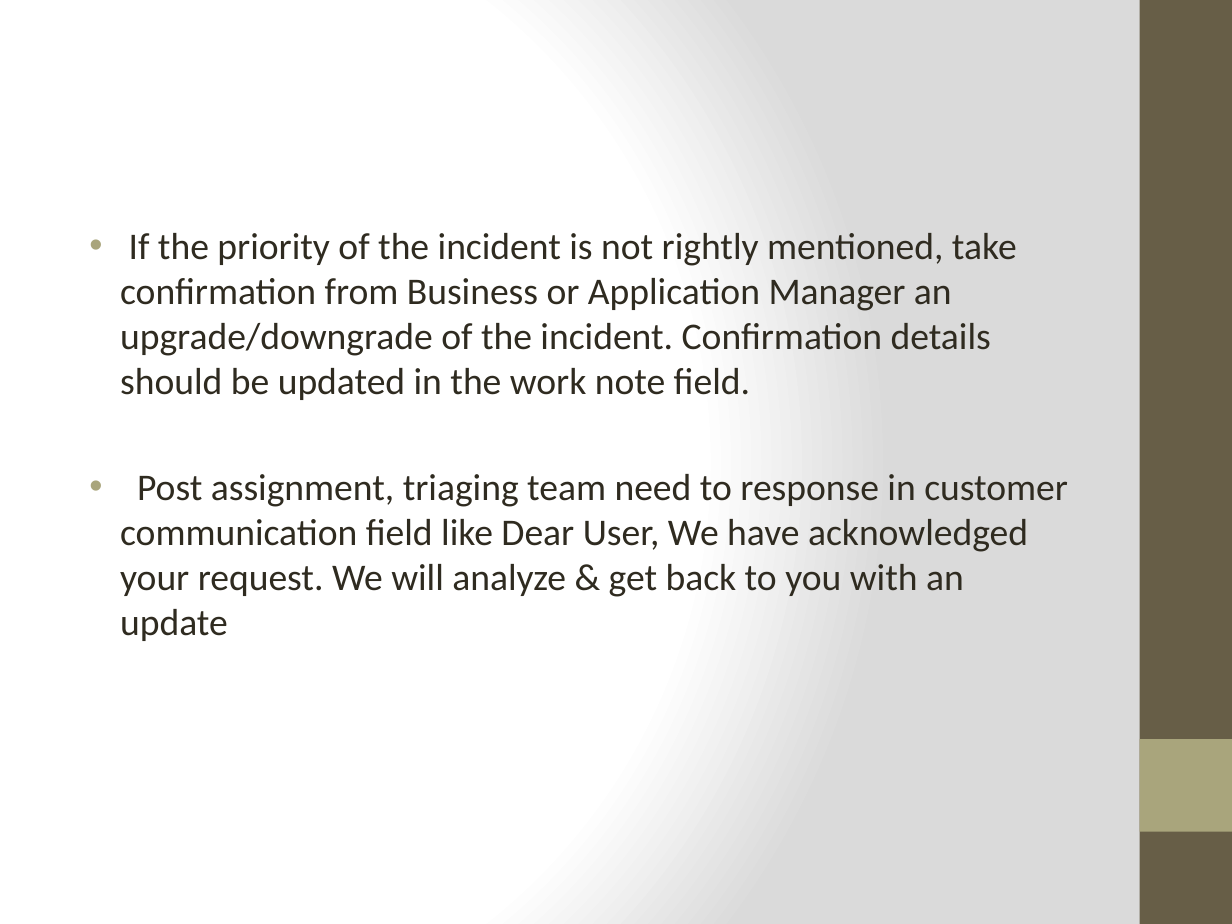
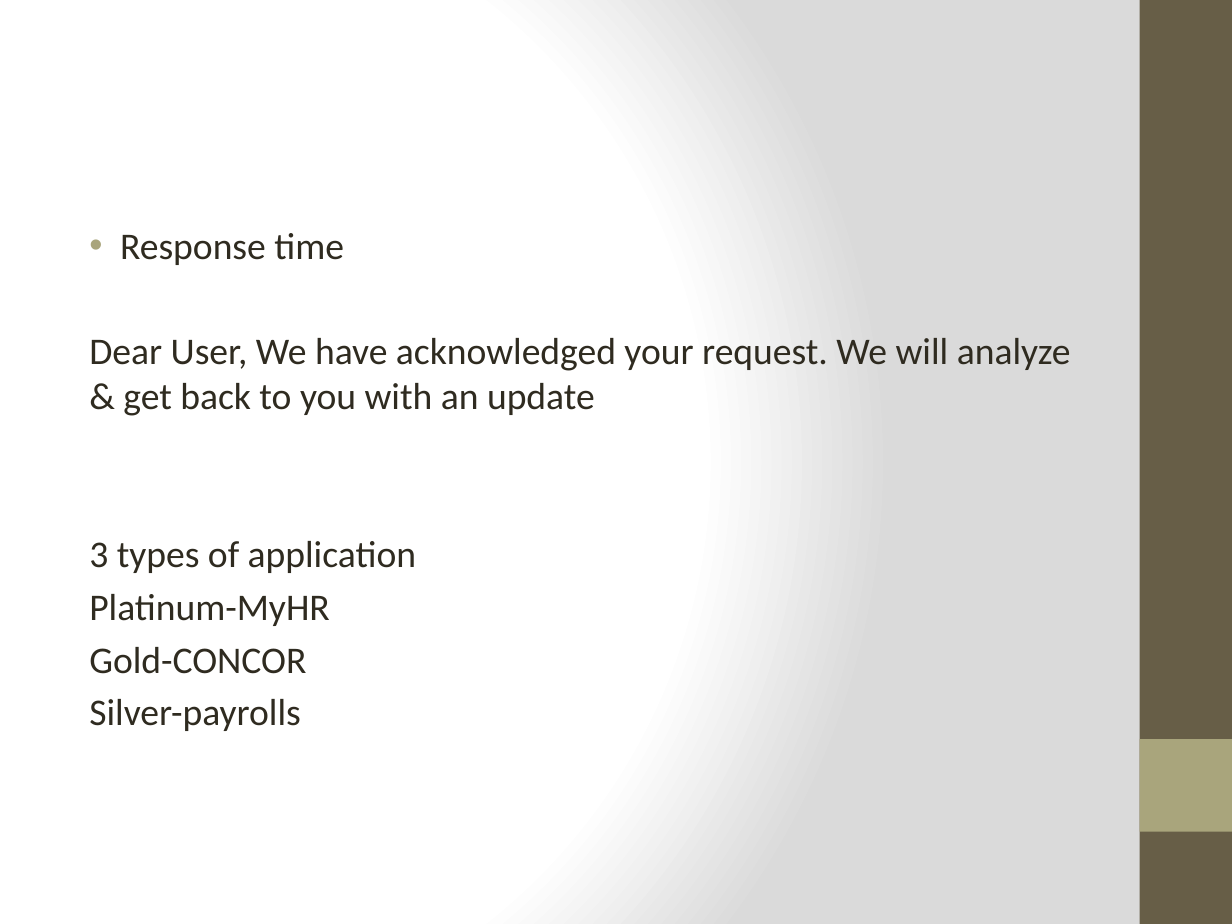
Before and after one commit to Group5LoanApplication/LAp, a slide deck: slide 6 of Incident Management.pptx (slide 3 before the commit). Drawn at 1232x924 pixels with LibreOffice and Linux fonts; fonts in the diff are those of the drawing. Boxes give left, top, right and bottom in pixels: in the first picture for what was removed or moved away, otherwise in the second. Text is boxed around its words. In the diff, an @@ line names an element or a change of style, - is before the commit and + after.

```diff
--- a/Incident Management.pptx
+++ b/Incident Management.pptx
@@ text at <box>89,233,1071,731</box>: text changed @@
-• If the priority of the incident is not rightly mentioned, take confirmation from Business or Application Manager an upgrade/downgrade of the incident. Confirmation details should be updated in the work note field.
-• Post assignment, triaging team need to response in customer communication field like Dear User, We have acknowledged your request. We will analyze & get back to you with an update
+• Response time
+Dear User, We have acknowledged your request. We will analyze & get back to you with an update
+3 types of application
+Platinum-MyHR
+Gold-CONCOR
+Silver-payrolls
```
Also in this commit, not shown: 8 other slides changed, 6 slides added, 4 slides removed.
